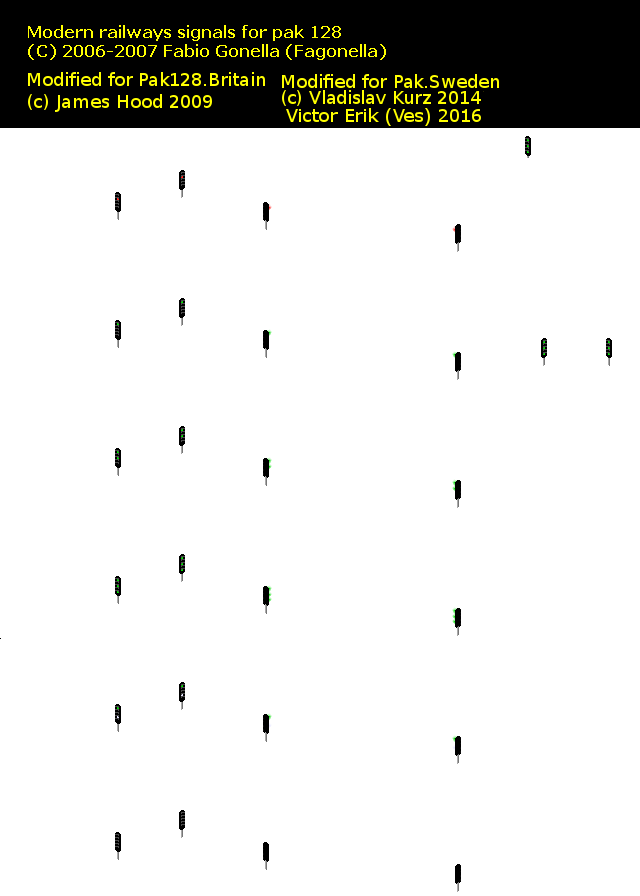
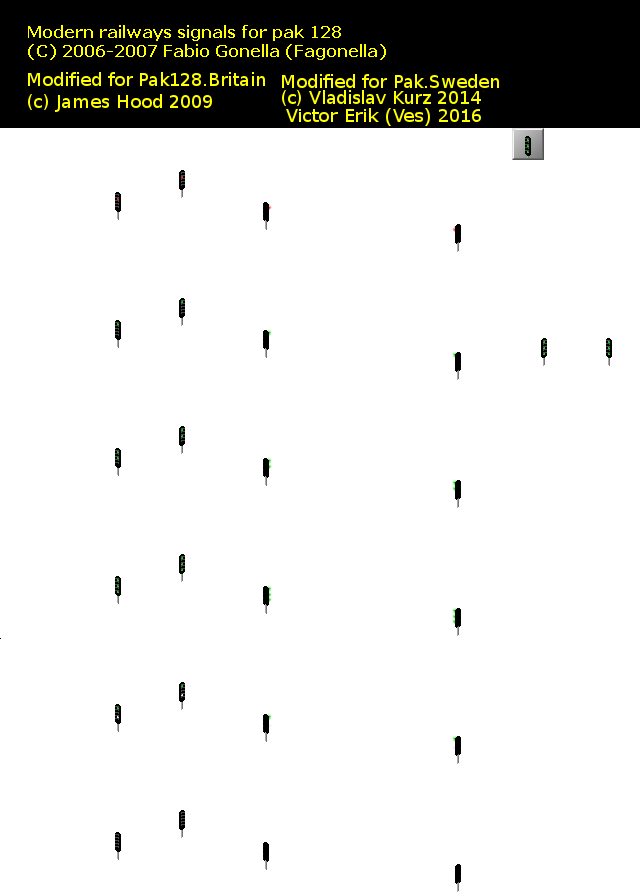
Layers edited between the first and the second w=640, h=896 image:
added layer "Knapp" above "Bakgrund" over <box>512,128,544,160</box>
